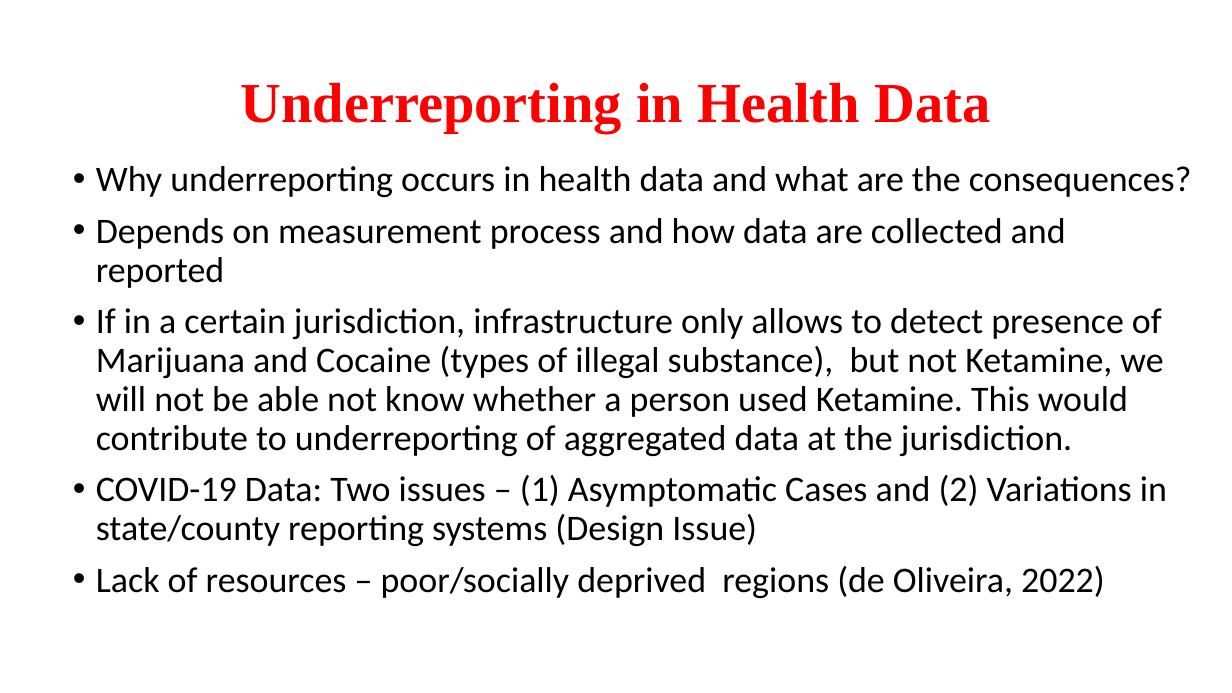
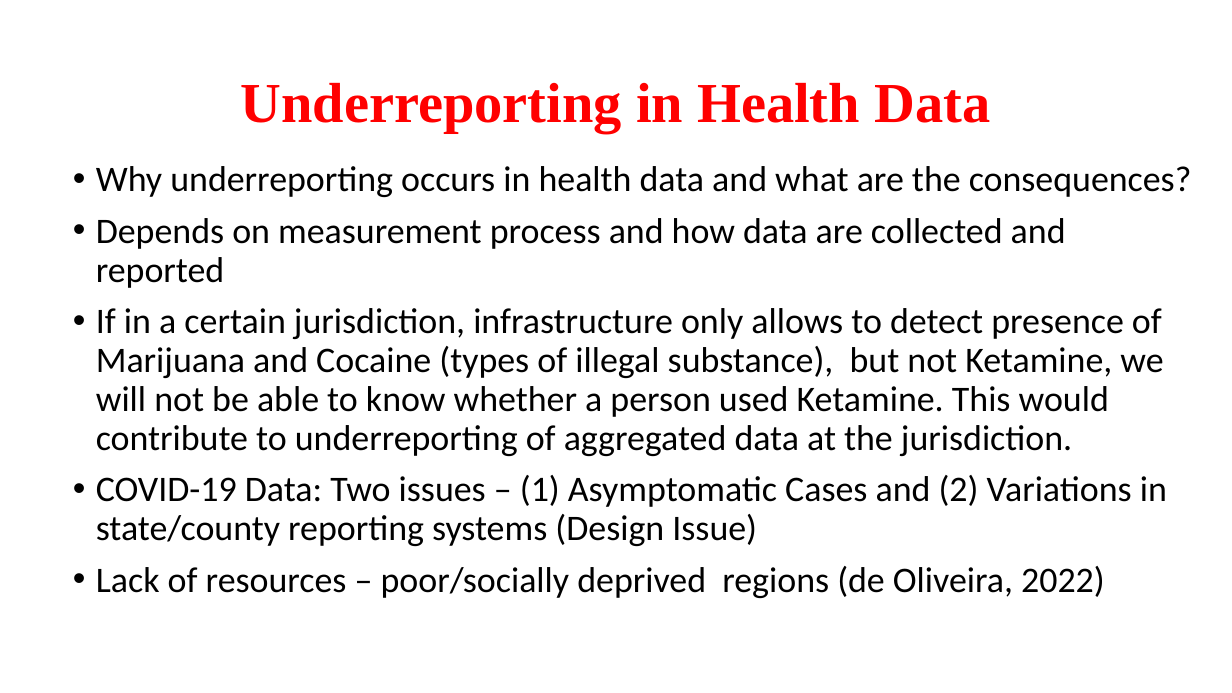
Before and after one commit to aphs2022/APHS_Workshop_Boston, a slide deck: slide 4 of Lecture_Workshop_6Nov2022.pptx. Drawn at 1232x693 pixels with LibreOffice and Linux fonts; fonts in the diff are those of the drawing. Boxes give left, top, right and bottom in pixels: in the first picture for what was removed or moved away, otherwise in the second. Text is boxed around its words. In the diff, an @@ line names an element or a change of style, - is before the commit and + after.

```diff
--- a/Lecture_Workshop_6Nov2022.pptx
+++ b/Lecture_Workshop_6Nov2022.pptx
@@ text at <box>96,308,1163,456</box>: text changed @@
-• If in a certain jurisdiction, infrastructure only allows to detect presence of Marijuana and Cocaine (types of illegal substance), but not Ketamine, we will not be able not know whether a person used Ketamine. This would contribute to underreporting of aggregated data at the jurisdiction.
+• If in a certain jurisdiction, infrastructure only allows to detect presence of Marijuana and Cocaine (types of illegal substance), but not Ketamine, we will not be able to know whether a person used Ketamine. This would contribute to underreporting of aggregated data at the jurisdiction.
```
Also in this commit, not shown: 2 other slides changed.
